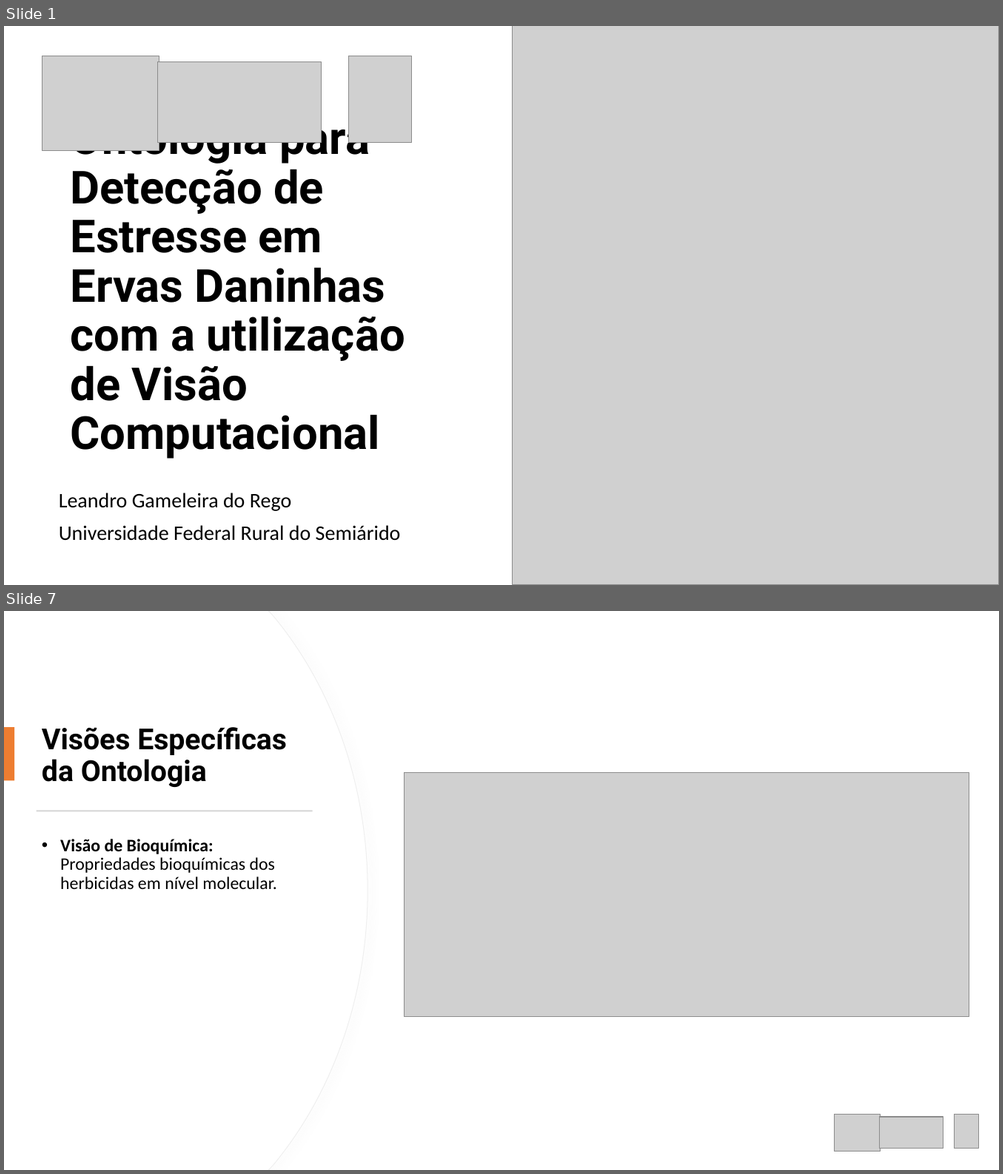
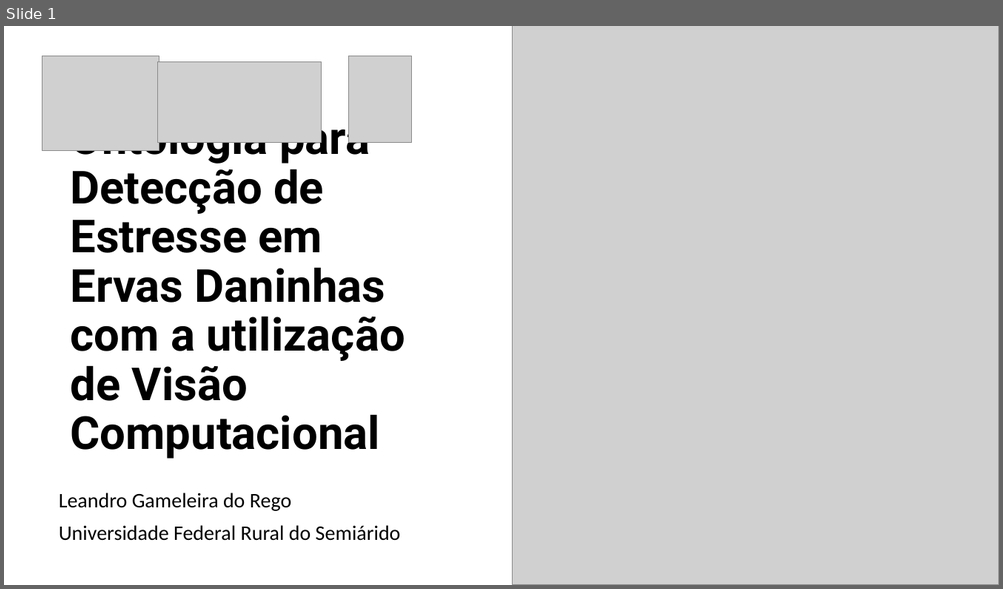
Before and after one commit to leandrogrego/WeedEye, a slide deck: Ontology for weed´s stress detection.pptx. Shown one above the other, each under a label of ours: slides 1 and 7 before the commit, slide 1 after it; the slides between them are not shown. The pictures are 1003x1174 and 1003x589 pixels, drawn with LibreOffice and Linux fonts; fonts in the diff are those of the drawing; grey boxes stand for pictures. Boxes give left, top, right and bottom in pixels: in the first picture for what was removed or moved away, otherwise in the second. Text is boxed around its words. In the diff, an @@ line names an element or a change of style, - is before the commit and + after.

```diff
--- a/Ontology for weed´s stress detection.pptx
+++ b/Ontology for weed´s stress detection.pptx
@@ slide 7 removed at (4,611,999,1170), background #FFFFFF @@
@@ freeform shape removed at (4,611,367,1170) @@
@@ freeform shape removed at (4,611,367,1170) @@
@@ rectangle removed at (4,727,14,781) @@
@@ title removed at (42,727,287,787) @@
-Visões Específicas da Ontologia
@@ picture removed at (404,773,969,1017) @@
@@ rectangle removed at (36,810,312,812) @@
@@ text removed at (60,839,276,889) @@
-• Visão de Bioquímica: Propriedades bioquímicas dos herbicidas em nível molecular.
@@ picture removed at (834,1116,881,1152) @@
@@ picture removed at (879,1118,943,1149) @@
@@ picture removed at (954,1116,979,1149) @@
```
Also in this commit, not shown: 10 slides changed, 6 slides added, 2 other files.
